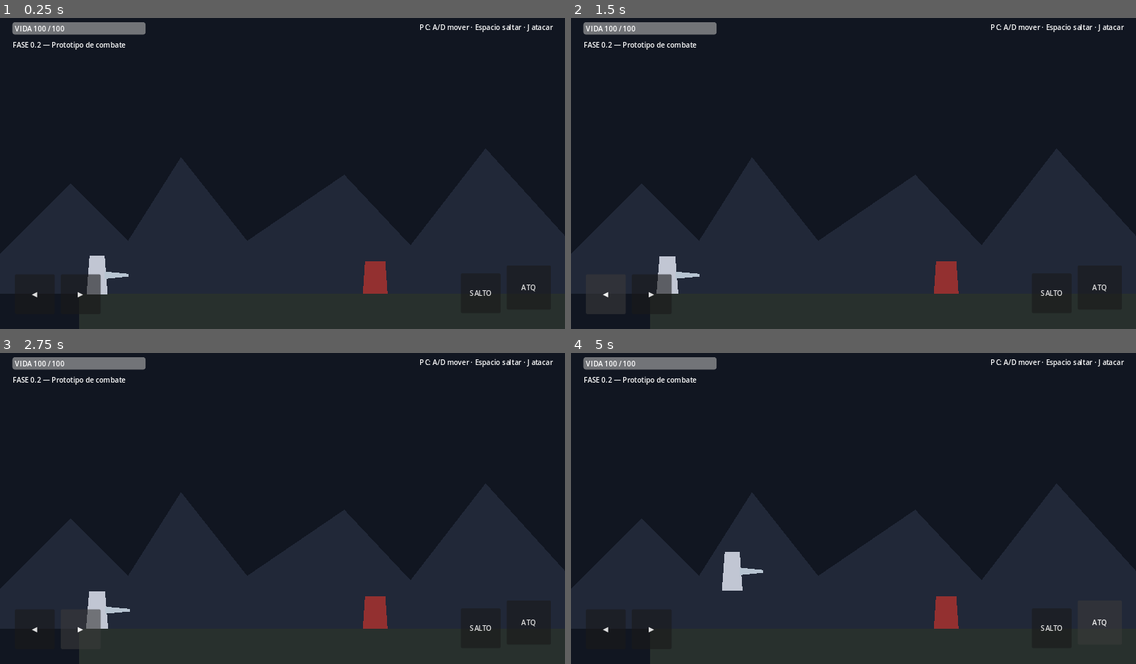
Above: before the commit, frames 1-4 (two rows, left to right).
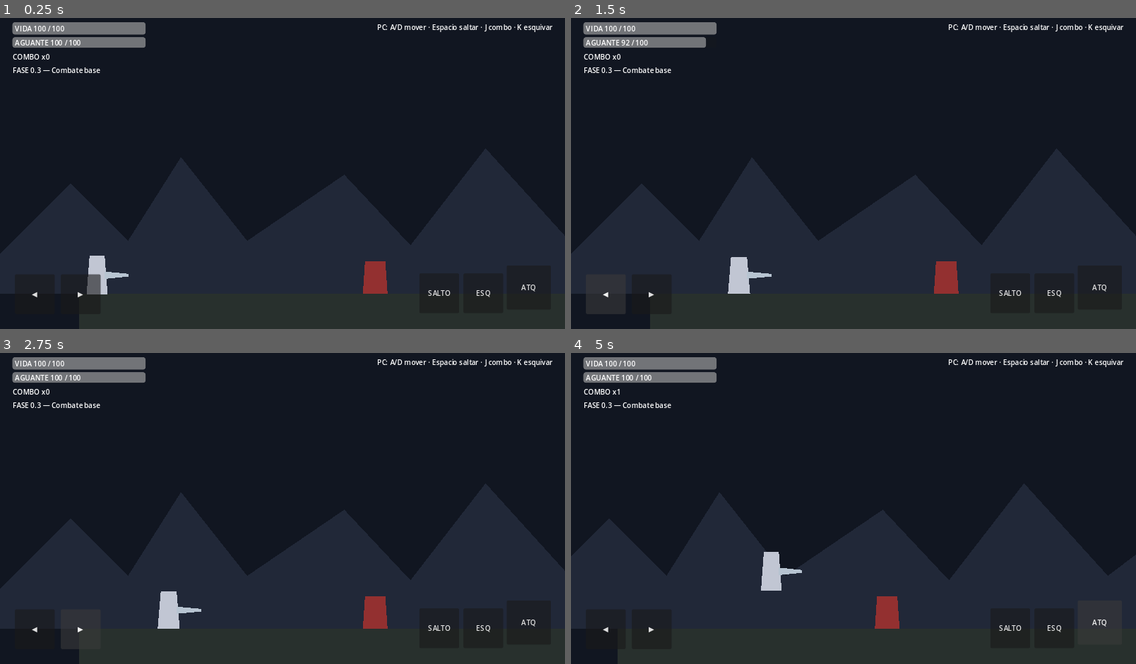
Above: after the commit, the same moments.

Repository: LoloscarPrr/EchoFragment
Game: Godot game, scene res://scenes/main/Main.tscn
Two runs of this game, one before a commit and one after it. Both use one fixed random seed, a clock stepped at 60 frames per second and the inputs below.
Inputs (mouse positions are in pixels of both pictures, inside the frame that each line leads up to):
- Up to frame 1 (0.25 s): no input
- Up to frame 2 (1.5 s): click (1056, 294) at 0.5 s, where only the run after the commit has a clickable "ESQ"; click "◀" at 1.25 s
- Up to frame 3 (2.75 s): click "▶" at 2 s
- Up to frame 4 (5 s): click "SALTO" at 2.75 s; click "ATQ" at 3.5 s; tap Enter at 4.25 s; hold D (move_right) from 4.28 s (still down); tap J (attack) at 4.35 s; tap Space (jump) at 4.52 s

The runs differ from the first frame. In frame 1, 1.4% of the frame differs, in the area x 2-98%, y 1-90%; in frame 2, 2.3%; in frame 3, 2.3%; in frame 4, 3.5%, in the area x 2-98%, y 1-100%.
Error before the commit: Invalid access to property or key 'button_down' on a base object of type 'null instance'. (res://scripts/ui/VirtualControls.gd:17)

Commit message:
feat: wire hitboxes hurtboxes stamina and dodge UI

Diff:
--- a/scenes/main/Main.tscn
+++ b/scenes/main/Main.tscn
@@ -1,9 +1,11 @@
-[gd_scene load_steps=9 format=3]
+[gd_scene load_steps=11 format=3]
 
 [ext_resource type="Script" path="res://scripts/main/Main.gd" id="1_main"]
 [ext_resource type="Script" path="res://scripts/player/Player.gd" id="2_player"]
 [ext_resource type="Script" path="res://scripts/enemies/Enemy.gd" id="3_enemy"]
 [ext_resource type="Script" path="res://scripts/ui/VirtualControls.gd" id="4_controls"]
+[ext_resource type="Script" path="res://scripts/combat/Hitbox.gd" id="5_hitbox"]
+[ext_resource type="Script" path="res://scripts/combat/Hurtbox.gd" id="6_hurtbox"]
 
 [sub_resource type="RectangleShape2D" id="PlayerShape"]
 size = Vector2(44, 84)
@@ -58,14 +60,25 @@
 polygon = PackedVector2Array(18, -8, 74, -3, 74, 3, 18, 8)
 color = Color(0.72, 0.77, 0.82, 1)
 
-[node name="AttackArea" type="Area2D" parent="Player"]
+[node name="Hurtbox" type="Area2D" parent="Player"]
+collision_layer = 16
+collision_mask = 0
+monitoring = false
+monitorable = true
+script = ExtResource("6_hurtbox")
+
+[node name="CollisionShape2D" type="CollisionShape2D" parent="Player/Hurtbox"]
+shape = SubResource("PlayerShape")
+
+[node name="AttackHitbox" type="Area2D" parent="Player"]
 position = Vector2(58, 0)
 collision_layer = 0
-collision_mask = 4
+collision_mask = 32
 monitoring = true
 monitorable = false
-
-[node name="CollisionShape2D" type="CollisionShape2D" parent="Player/AttackArea"]
+script = ExtResource("5_hitbox")
+
+[node name="CollisionShape2D" type="CollisionShape2D" parent="Player/AttackHitbox"]
 shape = SubResource("AttackShape")
 
 [node name="Camera2D" type="Camera2D" parent="Player"]
@@ -90,6 +103,27 @@
 polygon = PackedVector2Array(-23, -37, 23, -37, 28, 37, -28, 37)
 color = Color(0.58, 0.19, 0.19, 1)
 
+[node name="Hurtbox" type="Area2D" parent="Enemy"]
+collision_layer = 32
+collision_mask = 0
+monitoring = false
+monitorable = true
+script = ExtResource("6_hurtbox")
+
+[node name="CollisionShape2D" type="CollisionShape2D" parent="Enemy/Hurtbox"]
+shape = SubResource("EnemyShape")
+
+[node name="AttackHitbox" type="Area2D" parent="Enemy"]
+position = Vector2(-58, 0)
+collision_layer = 0
+collision_mask = 16
+monitoring = true
+monitorable = false
+script = ExtResource("5_hitbox")
+
+[node name="CollisionShape2D" type="CollisionShape2D" parent="Enemy/AttackHitbox"]
+shape = SubResource("AttackShape")
+
 [node name="UI" type="CanvasLayer" parent="."]
 
 [node name="HUD" type="Control" parent="UI"]
@@ -116,23 +150,45 @@
 offset_bottom = 50.0
 text = "VIDA 100 / 100"
 
+[node name="StaminaBar" type="ProgressBar" parent="UI/HUD"]
+offset_left = 28.0
+offset_top = 58.0
+offset_right = 330.0
+offset_bottom = 82.0
+value = 100.0
+show_percentage = false
+
+[node name="StaminaLabel" type="Label" parent="UI/HUD"]
+offset_left = 34.0
+offset_top = 59.0
+offset_right = 250.0
+offset_bottom = 81.0
+text = "AGUANTE 100 / 100"
+
+[node name="ComboLabel" type="Label" parent="UI/HUD"]
+offset_left = 28.0
+offset_top = 91.0
+offset_right = 220.0
+offset_bottom = 118.0
+text = "COMBO x0"
+
 [node name="StatusLabel" type="Label" parent="UI/HUD"]
 offset_left = 28.0
-offset_top = 64.0
-offset_right = 420.0
-offset_bottom = 94.0
-text = "FASE 0.2 — Prototipo de combate"
+offset_top = 122.0
+offset_right = 490.0
+offset_bottom = 152.0
+text = "FASE 0.3 — Combate base"
 
 [node name="Hint" type="Label" parent="UI/HUD"]
 anchors_preset = 1
 anchor_left = 1.0
 anchor_right = 1.0
-offset_left = -410.0
+offset_left = -510.0
 offset_top = 24.0
 offset_right = -28.0
 offset_bottom = 88.0
 grow_horizontal = 0
-text = "PC: A/D mover · Espacio saltar · J atacar"
+text = "PC: A/D mover · Espacio saltar · J combo · K esquivar"
 horizontal_alignment = 2
 
 [node name="VirtualControls" type="CanvasLayer" parent="."]
@@ -175,13 +231,27 @@
 anchor_top = 1.0
 anchor_right = 1.0
 anchor_bottom = 1.0
-offset_left = -236.0
+offset_left = -330.0
 offset_top = -126.0
-offset_right = -146.0
+offset_right = -240.0
 offset_bottom = -36.0
 grow_horizontal = 0
 grow_vertical = 0
 text = "SALTO"
+
+[node name="Dodge" type="Button" parent="VirtualControls/Root"]
+anchors_preset = 3
+anchor_left = 1.0
+anchor_top = 1.0
+anchor_right = 1.0
+anchor_bottom = 1.0
+offset_left = -230.0
+offset_top = -126.0
+offset_right = -140.0
+offset_bottom = -36.0
+grow_horizontal = 0
+grow_vertical = 0
+text = "ESQ"
 
 [node name="Attack" type="Button" parent="VirtualControls/Root"]
 anchors_preset = 3
